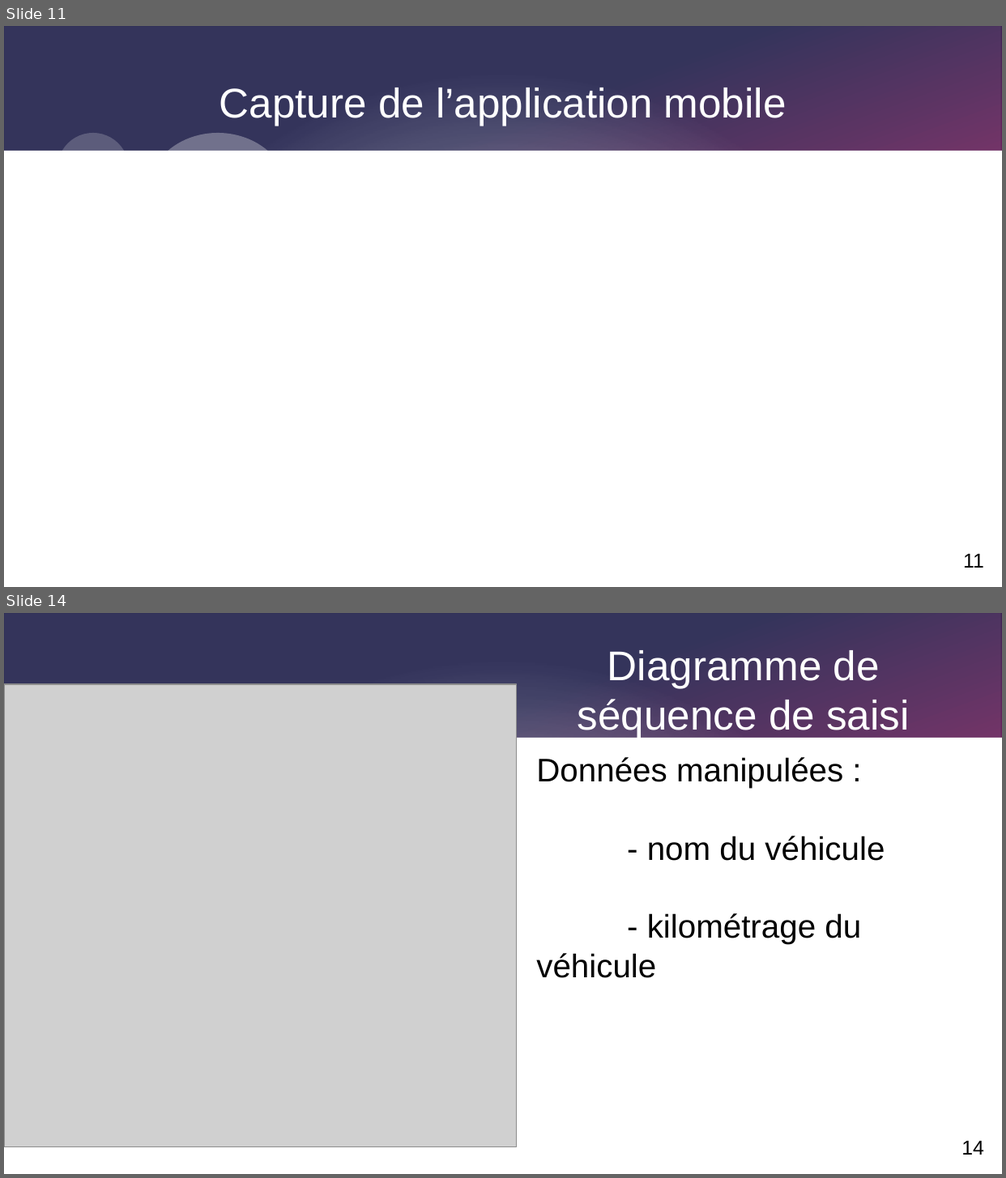
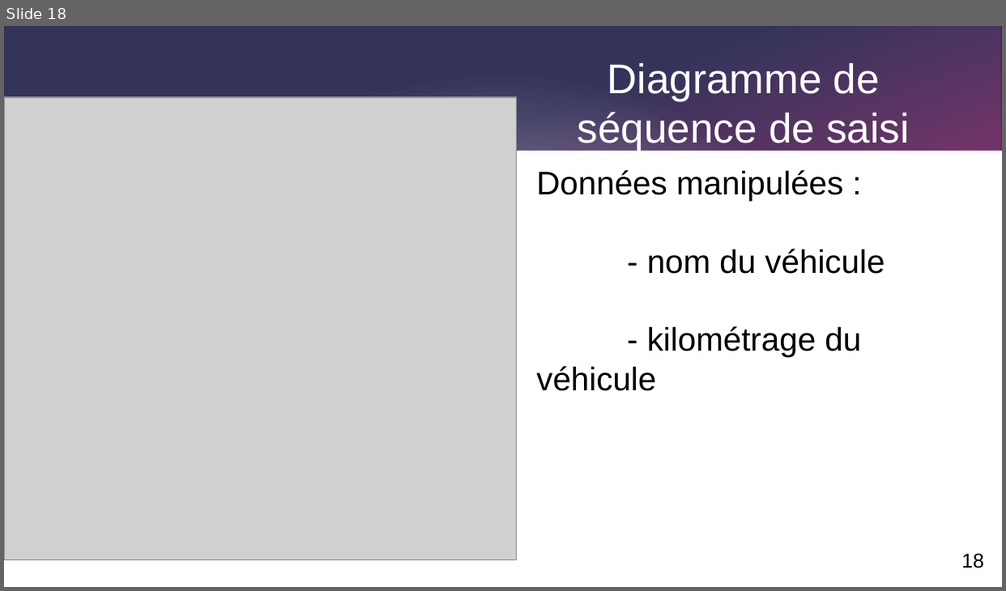
Before and after one commit to Corentinh2/PROJET_GESTIONNAIRE_DE_CHARGE, a slide deck: revue3/diapo_revue_3.odp. Shown one above the other, each under a label of ours: slides 11 and 14 before the commit, slide 18 after it; the slides between them are not shown. The pictures are 1006x1178 and 1006x591 pixels, drawn with LibreOffice and Linux fonts; fonts in the diff are those of the drawing; grey boxes stand for pictures. Boxes give left, top, right and bottom in pixels: in the first picture for what was removed or moved away, otherwise in the second. Text is boxed around its words. In the diff, an @@ line names an element or a change of style, - is before the commit and + after.

```diff
--- a/revue3/diapo_revue_3.odp
+++ b/revue3/diapo_revue_3.odp
@@ slide 11 removed at <box>4,26,1002,587</box>, background #FFFFFF; not listed: 3 template elements that a slide beside it also shows @@
@@ title removed at <box>219,88,786,126</box> @@
-Capture de l’application mobile
@@ ellipse removed at <box>57,133,129,204</box> @@
@@ ellipse removed at <box>147,133,288,258</box> @@
@@ page number removed at <box>963,554,984,568</box> @@
-11
@@ what was slide 14 is now slide 18 @@
@@ page number at <box>961,553,984,569</box>: text changed @@
-14
+18
```
Also in this commit, not shown: 9 slides changed, 15 slides added, 7 other slides removed, 4 other files.
